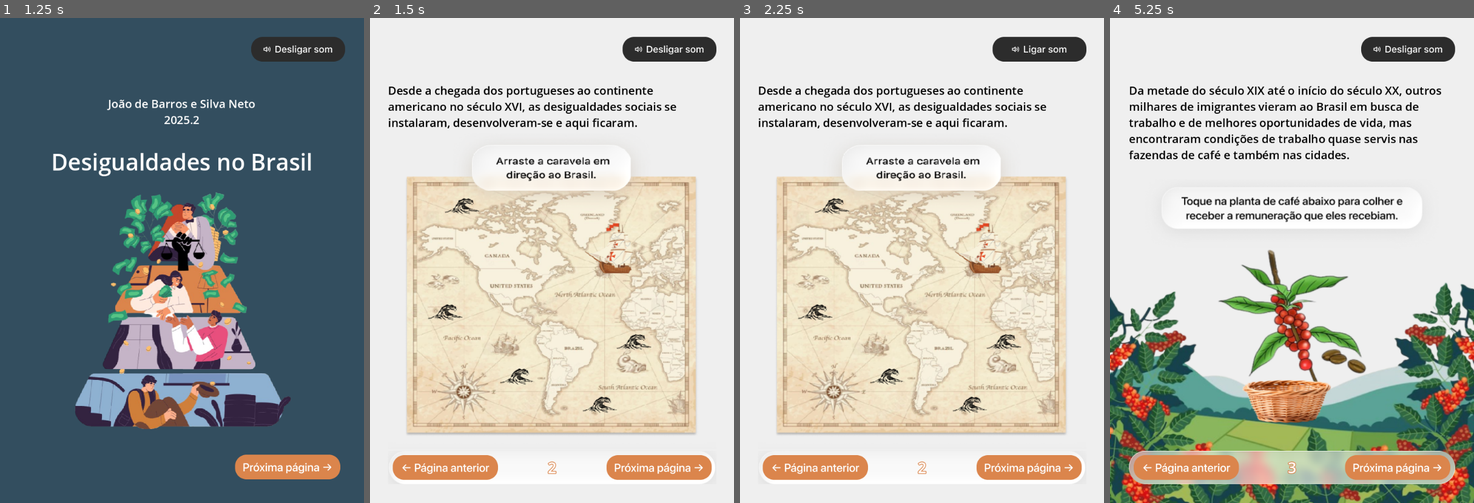
Above: before the commit, frames 1-4 (left to right).
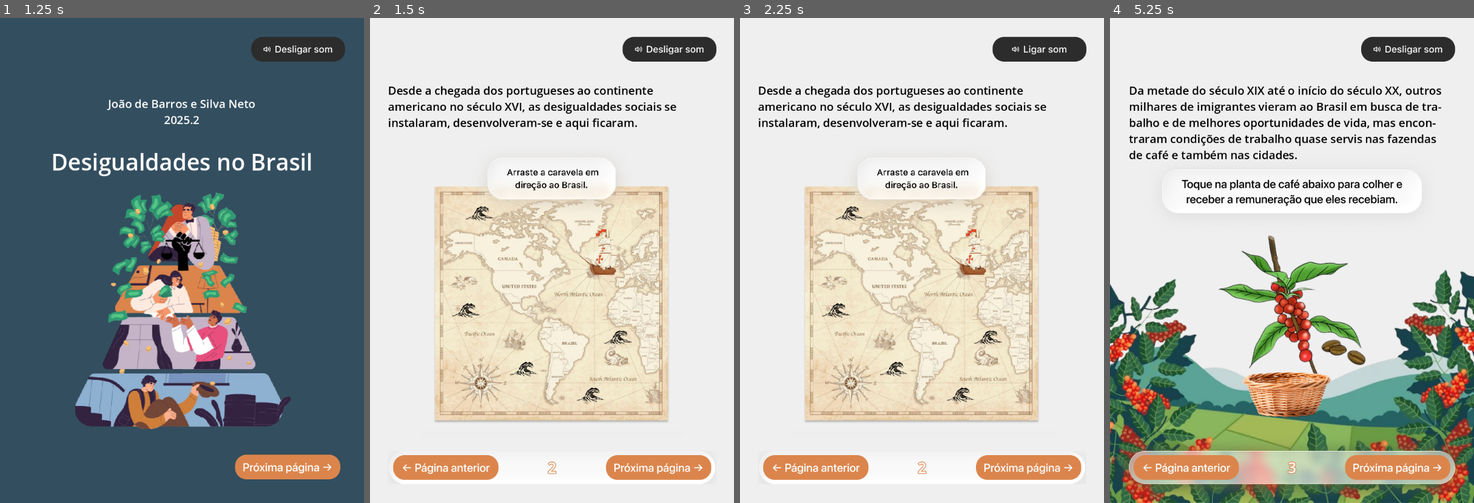
Above: after the commit, the same moments.

Repository: jdbsn/ebook-comp-grafica
Game: Godot game, scene res://scenes/capa.tscn
Same seed, same stepped clock (60 frames per second), same inputs: the game is played once before the commit and once after it.
Inputs (mouse positions are in pixels of both pictures, inside the frame that each line leads up to):
- Up to frame 1 (1.25 s): click (298, 260) at 0.5 s
- Up to frame 2 (1.5 s): click (657, 469) at 1.25 s
- Up to frame 3 (2.25 s): click (1038, 47) at 2 s
- Up to frame 4 (5.25 s): click (1186, 469) at 2.75 s; click (1408, 260) at 3.5 s; click (1397, 469) at 4.25 s; click (1397, 469) at 5 s

Frame 1 is identical in both runs. In frame 2, 21% of the frame differs, in the area x 6-94%, y 28-96%; in frame 3, 21%; in frame 4, 26%, in the area x 0-100%, y 17-100%.

Commit message:
fix: imagens de fundo

Diff:
--- a/scenes/pag2.tscn
+++ b/scenes/pag2.tscn
@@ -63,7 +63,8 @@
 
 [node name="TextureRect" type="TextureRect" parent="ColorRect/MarginContainer/VBoxContainer2"]
 layout_mode = 2
-size_flags_vertical = 3
+size_flags_horizontal = 4
+size_flags_vertical = 6
 texture = ExtResource("3_nowsn")
 
 [node name="MarginContainer2" type="MarginContainer" parent="ColorRect/MarginContainer/VBoxContainer2"]
@@ -75,8 +76,8 @@
 
 [node name="MarginContainer" type="MarginContainer" parent="ColorRect/MarginContainer/VBoxContainer2/MarginContainer2"]
 layout_mode = 2
-theme_override_constants/margin_left = 10
-theme_override_constants/margin_right = 10
+theme_override_constants/margin_left = 11
+theme_override_constants/margin_right = 11
 
 [node name="HBoxContainer" type="HBoxContainer" parent="ColorRect/MarginContainer/VBoxContainer2/MarginContainer2/MarginContainer"]
 layout_mode = 2
--- a/scenes/pag3.tscn
+++ b/scenes/pag3.tscn
@@ -6,7 +6,6 @@
 [ext_resource type="Texture2D" uid="uid://b7kwvxrrynar5" path="res://assets/botoes/ant.png" id="2_4lmlo"]
 [ext_resource type="Texture2D" uid="uid://dnqbwrtos4r5a" path="res://assets/botoes/som-desligado.png" id="2_ix1kx"]
 [ext_resource type="Texture2D" uid="uid://bh4b8b8fmreo3" path="res://assets/botoes/ant-pressionado.png" id="3_ix1kx"]
-[ext_resource type="Texture2D" uid="uid://d2hlt346ua06k" path="res://assets/pag3-barra.png" id="4_ix1kx"]
 [ext_resource type="Texture2D" uid="uid://y5y0okhxn2o4" path="res://assets/botoes/prox.png" id="6_11ls1"]
 [ext_resource type="Texture2D" uid="uid://br0w3x4rnlfr7" path="res://assets/botoes/prox-pressionado.png" id="7_0gmev"]
 
@@ -18,28 +17,19 @@
 grow_horizontal = 2
 grow_vertical = 2
 
-[node name="ColorRect" type="ColorRect" parent="."]
-layout_mode = 1
-anchors_preset = 15
-anchor_right = 1.0
-anchor_bottom = 1.0
-grow_horizontal = 2
-grow_vertical = 2
-color = Color(0.937255, 0.937255, 0.937255, 1)
-
-[node name="TextureRect" type="TextureRect" parent="ColorRect"]
+[node name="TextureRect" type="TextureRect" parent="."]
 layout_mode = 1
 anchors_preset = 12
 anchor_top = 1.0
 anchor_right = 1.0
 anchor_bottom = 1.0
-offset_top = -683.0
+offset_top = -1024.0
 grow_horizontal = 2
 grow_vertical = 0
 size_flags_vertical = 3
 texture = ExtResource("1_ix1kx")
 
-[node name="MarginContainer" type="MarginContainer" parent="ColorRect"]
+[node name="MarginContainer" type="MarginContainer" parent="TextureRect"]
 layout_mode = 1
 anchors_preset = 15
 anchor_right = 1.0
@@ -51,10 +41,10 @@
 theme_override_constants/margin_right = 40
 theme_override_constants/margin_bottom = 40
 
-[node name="VBoxContainer" type="VBoxContainer" parent="ColorRect/MarginContainer"]
+[node name="VBoxContainer" type="VBoxContainer" parent="TextureRect/MarginContainer"]
 layout_mode = 2
 
-[node name="BotaoSom" type="TextureButton" parent="ColorRect/MarginContainer/VBoxContainer"]
+[node name="BotaoSom" type="TextureButton" parent="TextureRect/MarginContainer/VBoxContainer"]
 layout_mode = 2
 size_flags_horizontal = 8
 size_flags_vertical = 4
@@ -62,35 +52,29 @@
 texture_normal = ExtResource("1_4lmlo")
 texture_pressed = ExtResource("2_ix1kx")
 
-[node name="MarginContainer" type="MarginContainer" parent="ColorRect/MarginContainer/VBoxContainer"]
+[node name="MarginContainer" type="MarginContainer" parent="TextureRect/MarginContainer/VBoxContainer"]
 layout_mode = 2
 size_flags_vertical = 3
 theme_override_constants/margin_top = 40
 
-[node name="RichTextLabel" type="RichTextLabel" parent="ColorRect/MarginContainer/VBoxContainer/MarginContainer"]
+[node name="RichTextLabel" type="RichTextLabel" parent="TextureRect/MarginContainer/VBoxContainer/MarginContainer"]
 layout_mode = 2
 size_flags_vertical = 3
 theme_override_colors/default_color = Color(0, 0, 0, 1)
 theme_override_font_sizes/normal_font_size = 24
-text = "Da metade do século XIX até o início do século XX, outros milhares de imigrantes vieram ao Brasil em busca de trabalho e de melhores oportunidades de vida, mas encontraram condições de trabalho quase servis nas fazendas de café e também nas cidades."
+text = "Da metade do século XIX até o início do século XX, outros milhares de imigrantes vieram ao Brasil em busca de tra-balho e de melhores oportunidades de vida, mas encon-traram condições de trabalho quase servis nas fazendas de café e também nas cidades."
 fit_content = true
 
-[node name="MarginContainer2" type="MarginContainer" parent="ColorRect/MarginContainer/VBoxContainer"]
-layout_mode = 2
-
-[node name="TextureRect" type="TextureRect" parent="ColorRect/MarginContainer/VBoxContainer/MarginContainer2"]
-layout_mode = 2
-texture = ExtResource("4_ix1kx")
-
-[node name="MarginContainer" type="MarginContainer" parent="ColorRect/MarginContainer/VBoxContainer/MarginContainer2"]
+[node name="MarginContainer2" type="MarginContainer" parent="TextureRect/MarginContainer/VBoxContainer"]
 layout_mode = 2
 theme_override_constants/margin_left = 10
 theme_override_constants/margin_right = 10
+theme_override_constants/margin_bottom = 9
 
-[node name="HBoxContainer" type="HBoxContainer" parent="ColorRect/MarginContainer/VBoxContainer/MarginContainer2/MarginContainer"]
+[node name="HBoxContainer" type="HBoxContainer" parent="TextureRect/MarginContainer/VBoxContainer/MarginContainer2"]
 layout_mode = 2
 
-[node name="PagAnteriorBotao" type="TextureButton" parent="ColorRect/MarginContainer/VBoxContainer/MarginContainer2/MarginContainer/HBoxContainer"]
+[node name="PagAnteriorBotao" type="TextureButton" parent="TextureRect/MarginContainer/VBoxContainer/MarginContainer2/HBoxContainer"]
 layout_mode = 2
 size_flags_horizontal = 8
 size_flags_vertical = 6
@@ -98,7 +82,7 @@
 texture_pressed = ExtResource("3_ix1kx")
 script = ExtResource("1_pirr3")
 
-[node name="Pag" type="Label" parent="ColorRect/MarginContainer/VBoxContainer/MarginContainer2/MarginContainer/HBoxContainer"]
+[node name="Pag" type="Label" parent="TextureRect/MarginContainer/VBoxContainer/MarginContainer2/HBoxContainer"]
 layout_mode = 2
 size_flags_horizontal = 6
 theme_override_colors/font_outline_color = Color(0.858824, 0.521569, 0.298039, 1)
@@ -106,7 +90,7 @@
 theme_override_font_sizes/font_size = 32
 text = "3"
 
-[node name="ProxPagBotao" type="TextureButton" parent="ColorRect/MarginContainer/VBoxContainer/MarginContainer2/MarginContainer/HBoxContainer"]
+[node name="ProxPagBotao" type="TextureButton" parent="TextureRect/MarginContainer/VBoxContainer/MarginContainer2/HBoxContainer"]
 layout_mode = 2
 size_flags_horizontal = 10
 size_flags_vertical = 6
@@ -114,5 +98,5 @@
 texture_pressed = ExtResource("7_0gmev")
 script = ExtResource("1_pirr3")
 
-[connection signal="pressed" from="ColorRect/MarginContainer/VBoxContainer/MarginContainer2/MarginContainer/HBoxContainer/PagAnteriorBotao" to="ColorRect/MarginContainer/VBoxContainer/MarginContainer2/MarginContainer/HBoxContainer/PagAnteriorBotao" method="pagAnterior"]
-[connection signal="pressed" from="ColorRect/MarginContainer/VBoxContainer/MarginContainer2/MarginContainer/HBoxContainer/ProxPagBotao" to="ColorRect/MarginContainer/VBoxContainer/MarginContainer2/MarginContainer/HBoxContainer/ProxPagBotao" method="proxPag"]
+[connection signal="pressed" from="TextureRect/MarginContainer/VBoxContainer/MarginContainer2/HBoxContainer/PagAnteriorBotao" to="TextureRect/MarginContainer/VBoxContainer/MarginContainer2/HBoxContainer/PagAnteriorBotao" method="pagAnterior"]
+[connection signal="pressed" from="TextureRect/MarginContainer/VBoxContainer/MarginContainer2/HBoxContainer/ProxPagBotao" to="TextureRect/MarginContainer/VBoxContainer/MarginContainer2/HBoxContainer/ProxPagBotao" method="proxPag"]
--- a/scenes/pag4.tscn
+++ b/scenes/pag4.tscn
@@ -1,12 +1,11 @@
-[gd_scene load_steps=10 format=3 uid="uid://ckmc8p43gjk5p"]
+[gd_scene load_steps=9 format=3 uid="uid://ckmc8p43gjk5p"]
 
-[ext_resource type="Texture2D" uid="uid://lipymqubw6s1" path="res://assets/pag-4.png" id="1_dt1m7"]
+[ext_resource type="Texture2D" uid="uid://e1rad5rvjp1y" path="res://assets/pag4.png" id="1_dt1m7"]
 [ext_resource type="Texture2D" uid="uid://46fm0nqpror2" path="res://assets/botoes/som-ligado.png" id="1_ut08a"]
 [ext_resource type="Texture2D" uid="uid://dnqbwrtos4r5a" path="res://assets/botoes/som-desligado.png" id="2_7fxf2"]
 [ext_resource type="Texture2D" uid="uid://b7kwvxrrynar5" path="res://assets/botoes/ant.png" id="2_ut08a"]
 [ext_resource type="Texture2D" uid="uid://bh4b8b8fmreo3" path="res://assets/botoes/ant-pressionado.png" id="3_7fxf2"]
 [ext_resource type="Script" uid="uid://8uqly684mmy8" path="res://scripts/botoes.gd" id="3_oeitw"]
-[ext_resource type="Texture2D" uid="uid://cf6cmapwvly5" path="res://assets/pag4-barra.png" id="4_w5iou"]
 [ext_resource type="Texture2D" uid="uid://y5y0okhxn2o4" path="res://assets/botoes/prox.png" id="5_w5iou"]
 [ext_resource type="Texture2D" uid="uid://br0w3x4rnlfr7" path="res://assets/botoes/prox-pressionado.png" id="6_rugeq"]
 
@@ -18,28 +17,16 @@
 grow_horizontal = 2
 grow_vertical = 2
 
-[node name="ColorRect" type="ColorRect" parent="."]
+[node name="TextureRect" type="TextureRect" parent="."]
 layout_mode = 1
 anchors_preset = 15
 anchor_right = 1.0
 anchor_bottom = 1.0
 grow_horizontal = 2
 grow_vertical = 2
-color = Color(0.937255, 0.937255, 0.937255, 1)
-
-[node name="TextureRect" type="TextureRect" parent="ColorRect"]
-layout_mode = 1
-anchors_preset = 12
-anchor_top = 1.0
-anchor_right = 1.0
-anchor_bottom = 1.0
-offset_top = -721.0
-grow_horizontal = 2
-grow_vertical = 0
-size_flags_vertical = 3
 texture = ExtResource("1_dt1m7")
 
-[node name="MarginContainer" type="MarginContainer" parent="ColorRect"]
+[node name="MarginContainer" type="MarginContainer" parent="TextureRect"]
 layout_mode = 1
 anchors_preset = 15
 anchor_right = 1.0
@@ -51,10 +38,10 @@
 theme_override_constants/margin_right = 40
 theme_override_constants/margin_bottom = 40
 
-[node name="VBoxContainer" type="VBoxContainer" parent="ColorRect/MarginContainer"]
+[node name="VBoxContainer" type="VBoxContainer" parent="TextureRect/MarginContainer"]
 layout_mode = 2
 
-[node name="BotaoSom" type="TextureButton" parent="ColorRect/MarginContainer/VBoxContainer"]
+[node name="BotaoSom" type="TextureButton" parent="TextureRect/MarginContainer/VBoxContainer"]
 layout_mode = 2
 size_flags_horizontal = 8
 size_flags_vertical = 4
@@ -62,12 +49,12 @@
 texture_normal = ExtResource("1_ut08a")
 texture_pressed = ExtResource("2_7fxf2")
 
-[node name="MarginContainer" type="MarginContainer" parent="ColorRect/MarginContainer/VBoxContainer"]
+[node name="MarginContainer" type="MarginContainer" parent="TextureRect/MarginContainer/VBoxContainer"]
 layout_mode = 2
 size_flags_vertical = 3
 theme_override_constants/margin_top = 40
 
-[node name="RichTextLabel" type="RichTextLabel" parent="ColorRect/MarginContainer/VBoxContainer/MarginContainer"]
+[node name="RichTextLabel" type="RichTextLabel" parent="TextureRect/MarginContainer/VBoxContainer/MarginContainer"]
 layout_mode = 2
 size_flags_vertical = 3
 theme_override_colors/default_color = Color(0, 0, 0, 1)
@@ -75,22 +62,16 @@
 text = "As mudanças no campo e na cidade provocaram rápido cresci-mento urbano e um progressivo êxodo rural, resultando em dese-mprego, subemprego e condições de vida precárias para parte da população."
 fit_content = true
 
-[node name="MarginContainer2" type="MarginContainer" parent="ColorRect/MarginContainer/VBoxContainer"]
-layout_mode = 2
-
-[node name="TextureRect" type="TextureRect" parent="ColorRect/MarginContainer/VBoxContainer/MarginContainer2"]
-layout_mode = 2
-texture = ExtResource("4_w5iou")
-
-[node name="MarginContainer" type="MarginContainer" parent="ColorRect/MarginContainer/VBoxContainer/MarginContainer2"]
+[node name="MarginContainer2" type="MarginContainer" parent="TextureRect/MarginContainer/VBoxContainer"]
 layout_mode = 2
 theme_override_constants/margin_left = 10
 theme_override_constants/margin_right = 10
+theme_override_constants/margin_bottom = 8
 
-[node name="HBoxContainer" type="HBoxContainer" parent="ColorRect/MarginContainer/VBoxContainer/MarginContainer2/MarginContainer"]
+[node name="HBoxContainer" type="HBoxContainer" parent="TextureRect/MarginContainer/VBoxContainer/MarginContainer2"]
 layout_mode = 2
 
-[node name="PagAnteriorBotao" type="TextureButton" parent="ColorRect/MarginContainer/VBoxContainer/MarginContainer2/MarginContainer/HBoxContainer"]
+[node name="PagAnteriorBotao" type="TextureButton" parent="TextureRect/MarginContainer/VBoxContainer/MarginContainer2/HBoxContainer"]
 layout_mode = 2
 size_flags_horizontal = 8
 size_flags_vertical = 6
@@ -98,7 +79,7 @@
 texture_pressed = ExtResource("3_7fxf2")
 script = ExtResource("3_oeitw")
 
-[node name="Pag" type="Label" parent="ColorRect/MarginContainer/VBoxContainer/MarginContainer2/MarginContainer/HBoxContainer"]
+[node name="Pag" type="Label" parent="TextureRect/MarginContainer/VBoxContainer/MarginContainer2/HBoxContainer"]
 layout_mode = 2
 size_flags_horizontal = 6
 theme_override_colors/font_outline_color = Color(0.858824, 0.521569, 0.298039, 1)
@@ -106,7 +87,7 @@
 theme_override_font_sizes/font_size = 32
 text = "4"
 
-[node name="ProxPagBotao" type="TextureButton" parent="ColorRect/MarginContainer/VBoxContainer/MarginContainer2/MarginContainer/HBoxContainer"]
+[node name="ProxPagBotao" type="TextureButton" parent="TextureRect/MarginContainer/VBoxContainer/MarginContainer2/HBoxContainer"]
 layout_mode = 2
 size_flags_horizontal = 10
 size_flags_vertical = 6
@@ -114,5 +95,5 @@
 texture_pressed = ExtResource("6_rugeq")
 script = ExtResource("3_oeitw")
 
-[connection signal="pressed" from="ColorRect/MarginContainer/VBoxContainer/MarginContainer2/MarginContainer/HBoxContainer/PagAnteriorBotao" to="ColorRect/MarginContainer/VBoxContainer/MarginContainer2/MarginContainer/HBoxContainer/PagAnteriorBotao" method="pagAnterior"]
-[connection signal="pressed" from="ColorRect/MarginContainer/VBoxContainer/MarginContainer2/MarginContainer/HBoxContainer/ProxPagBotao" to="ColorRect/MarginContainer/VBoxContainer/MarginContainer2/MarginContainer/HBoxContainer/ProxPagBotao" method="proxPag"]
+[connection signal="pressed" from="TextureRect/MarginContainer/VBoxContainer/MarginContainer2/HBoxContainer/PagAnteriorBotao" to="TextureRect/MarginContainer/VBoxContainer/MarginContainer2/HBoxContainer/PagAnteriorBotao" method="pagAnterior"]
+[connection signal="pressed" from="TextureRect/MarginContainer/VBoxContainer/MarginContainer2/HBoxContainer/ProxPagBotao" to="TextureRect/MarginContainer/VBoxContainer/MarginContainer2/HBoxContainer/ProxPagBotao" method="proxPag"]
Binary file removed: assets/pag-4.png
Binary file changed: assets/pag3.png
Binary file added: assets/pag4.png
Not shown, changed: assets/pag4.png.import
Not shown: 1 places in scenes/pag3.tscn that only renumber resources
